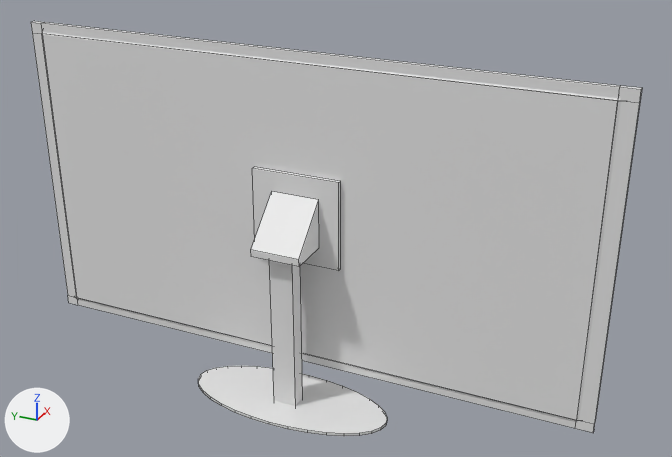
An edit to the Blender file Render/screen.blend, drawn before and after from the same camera.
Rendered twice from a 50 mm lens placed at (-16.28, -8.18, 8.01), pointed at (-0.11, -0.9, -0.07). Every picture has the same lights, and +X, +Y and +Z are marked at lower left. Mesh edges are drawn as thin lines.

The scene before the commit, as lines of its bpy script (objects in view):
```python
me_cylinder = bpy.data.meshes.new('Cylinder')
me_cylinder.from_pydata(...)  # 120 vertices, 82 faces; spans x -1.0..1.0, y -3.0..3.0, z -245.0..1.0
me_cylinder.materials.append(mat_material)  # white #e7e7e7
ob_screen = bpy.data.objects.new('Screen', me_cylinder)
ob_screen.location = (-0.66, 0.0, -4.24)
ob_screen.scale = (1.0, 2.33, -0.0318)
```
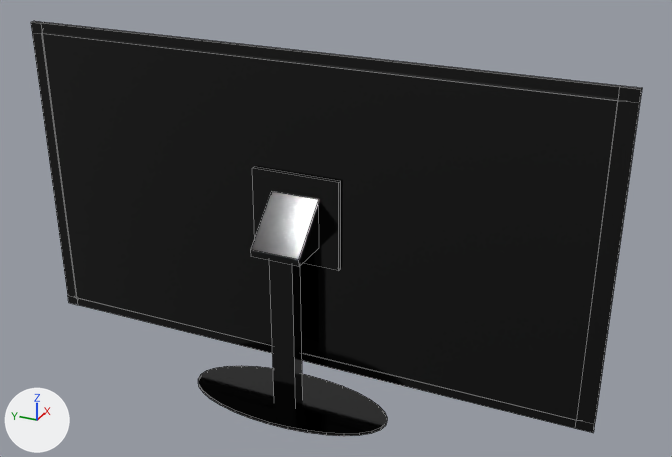
Commit message: Screen materials
Added materials for screen - rough black for actual screen, shiny black for the base etc

Location of each change, (x1, y1, x2, y2) in pixels of the pictures (672 x 457 px):
part 1 of me_cylinder, recoloured (white to black): (339, 102, 640, 424) in both
part 2 of me_cylinder, recoloured: (33, 21, 642, 102) in both
part 3 of me_cylinder, recoloured (white to black): (252, 167, 340, 183) in both
part 4 of me_cylinder, recoloured (white to black): (68, 296, 594, 436) in both
part 5 of me_cylinder, recoloured (white to black): (32, 33, 639, 424) in both
part 6 of me_cylinder, recoloured (white to black): (31, 22, 641, 103) in both
part 7 of me_cylinder, recoloured (white to black): (269, 261, 303, 406) in both

Diff of the bpy script that builds the scene:
```diff
--- a/Render/screen.blend.py
+++ b/Render/screen.blend.py
@@ mat_screenblack @@
+mat_screenblack = principled_material('ScreenBlack')
+mat_screenblack.base_color = (0.0, 0.0, 0.0)  # black #000000
+mat_screenblack.roughness = 0.599
@@ mat_screenbase @@
+mat_screenbase = principled_material('ScreenBase')
+mat_screenbase.base_color = (0.0, 0.0, 0.0)  # black #000000
+mat_screenbase.roughness = 0.095
@@ me_cylinder @@
 me_cylinder.from_pydata(...)  # 120 vertices, 82 faces; spans x -1.0..1.0, y -3.0..3.0, z -245.0..1.0
 # used by ob_screen; location = (-0.66, 0.0, -4.24); scale = (1.0, 2.33, -0.0318)
+# me_cylinder part 1: 8 of the faces centred in x 0.0..1.0, y -3.0..3.0, z -133.0..-102.0 switch from mat_material (white #e7e7e7) to mat_screenblack (black #000000)
+# me_cylinder part 2: 5 of the faces centred in x 1.0, y -3.0..3.0, z -245.0..-242.0 switch from mat_material (white #e7e7e7) to mat_screenblack (black #000000)
+# me_cylinder part 3: 1 of the faces centred in x 1.0, y 0.0, z -165.0 switch from mat_material (white #e7e7e7) to mat_screenblack (black #000000)
+# me_cylinder part 4: 41 of the faces centred in x -1.0..1.0, y -3.0..3.0, z -25.0..1.0 switch from mat_material (white #e7e7e7) to mat_screenbase (black #000000)
+# me_cylinder part 5: 12 of the faces centred in x -1.0..1.0, y -3.0..3.0, z -136.0..-116.0 switch from mat_material (white #e7e7e7) to mat_screenbase (black #000000)
+# me_cylinder part 6: 6 of the faces centred in x 1.0, y -3.0..3.0, z -242.0 switch from mat_material (white #e7e7e7) to mat_screenbase (black #000000)
+# me_cylinder part 7: 4 of the faces centred in x 0.0, y 0.0, z -61.0 switch from mat_material (white #e7e7e7) to mat_screenbase (black #000000)
```
